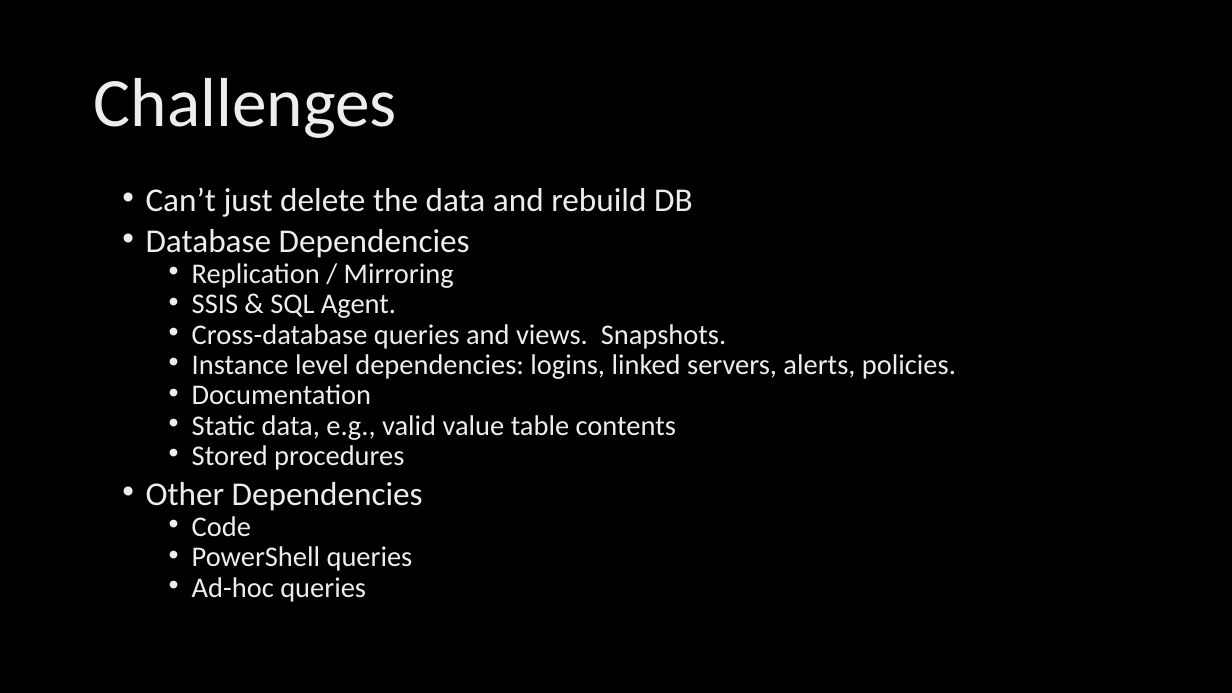
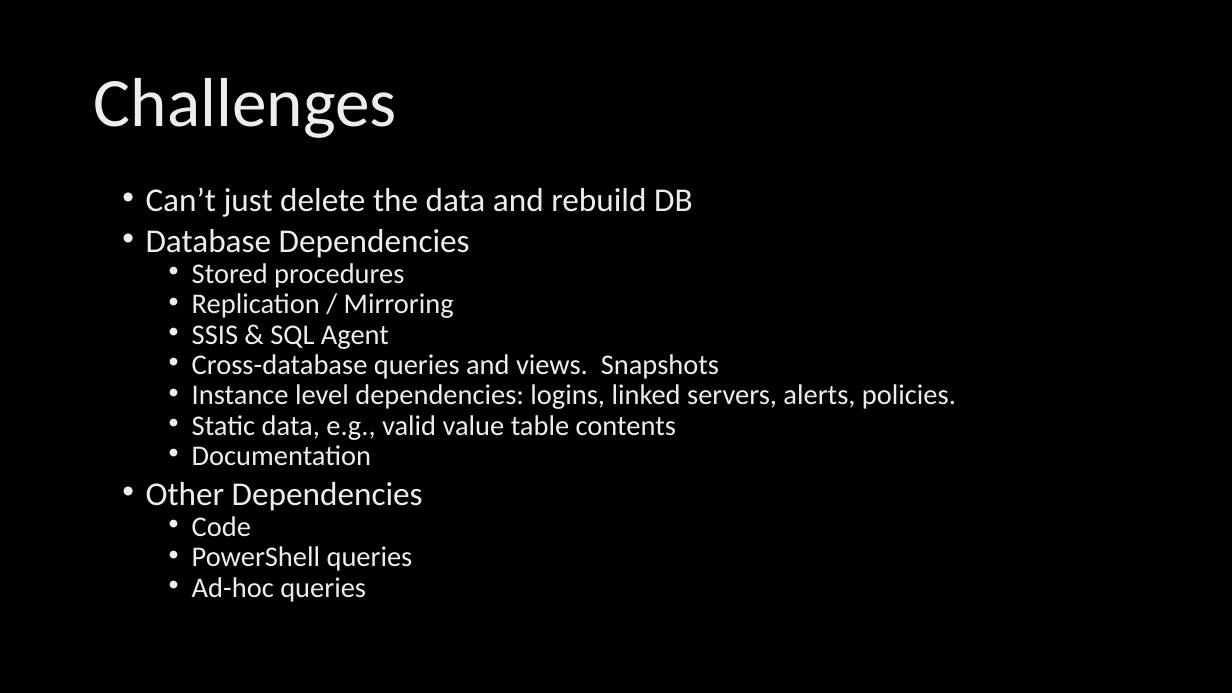
Before and after one commit to poedevop-fm/Database-Refactoring-Demo, a slide deck: slide 5 of Triggers & Refactoring.pptx. Drawn at 1232x693 pixels with LibreOffice and Linux fonts; fonts in the diff are those of the drawing; background and template pictures are left out. Boxes give left, top, right and bottom in pixels: in the first picture for what was removed or moved away, otherwise in the second. Text is boxed around its words. In the diff, an @@ line names an element or a change of style, - is before the commit and + after.

```diff
--- a/Triggers & Refactoring.pptx
+++ b/Triggers & Refactoring.pptx
@@ text at <box>192,263,404,288</box>: paragraph added @@
+  • Stored procedures
@@ text at <box>192,325,719,379</box>: text changed @@
-  • SSIS & SQL Agent.
-  • Cross-database queries and views. Snapshots.
+  • SSIS & SQL Agent
+  • Cross-database queries and views. Snapshots
@@ text at <box>192,415,676,470</box>: paragraphs removed @@
-  • Static data, e.g., valid value table contents
-  • Stored procedures
```
Also in this commit, not shown: 3 other slides changed.
